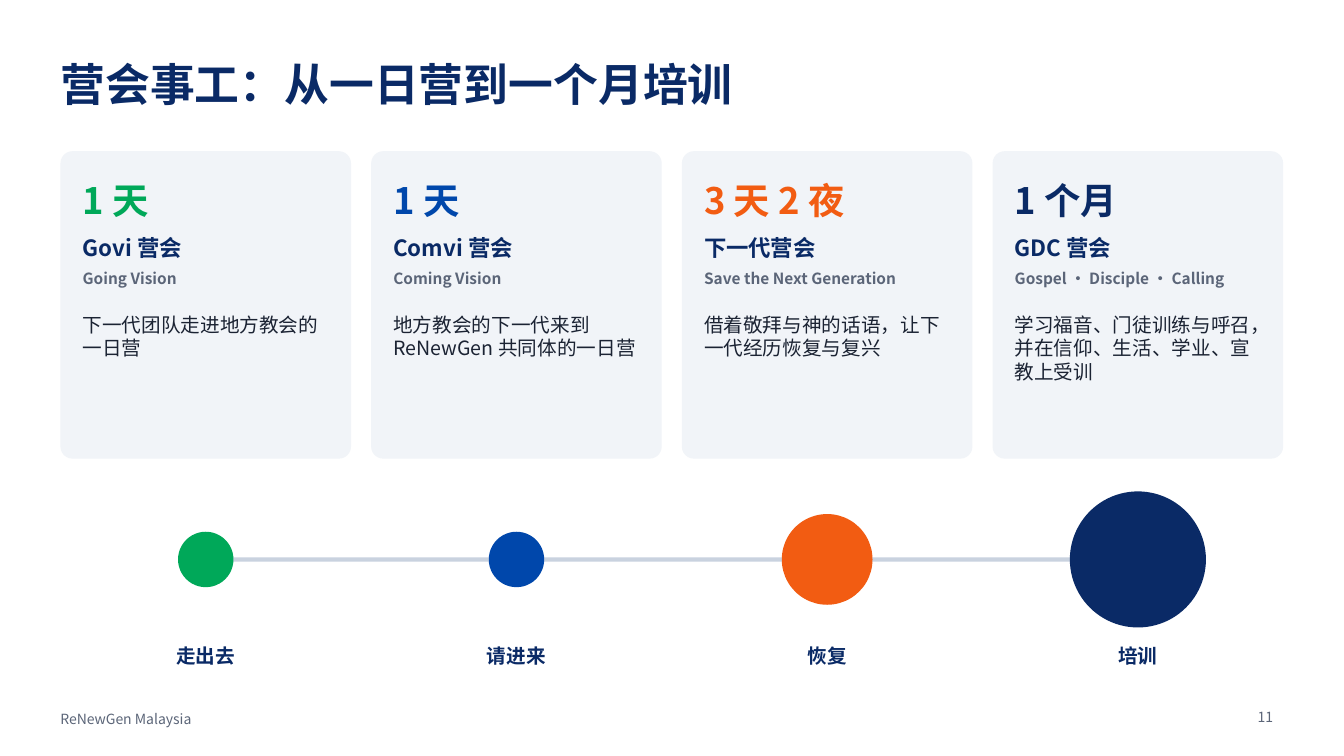
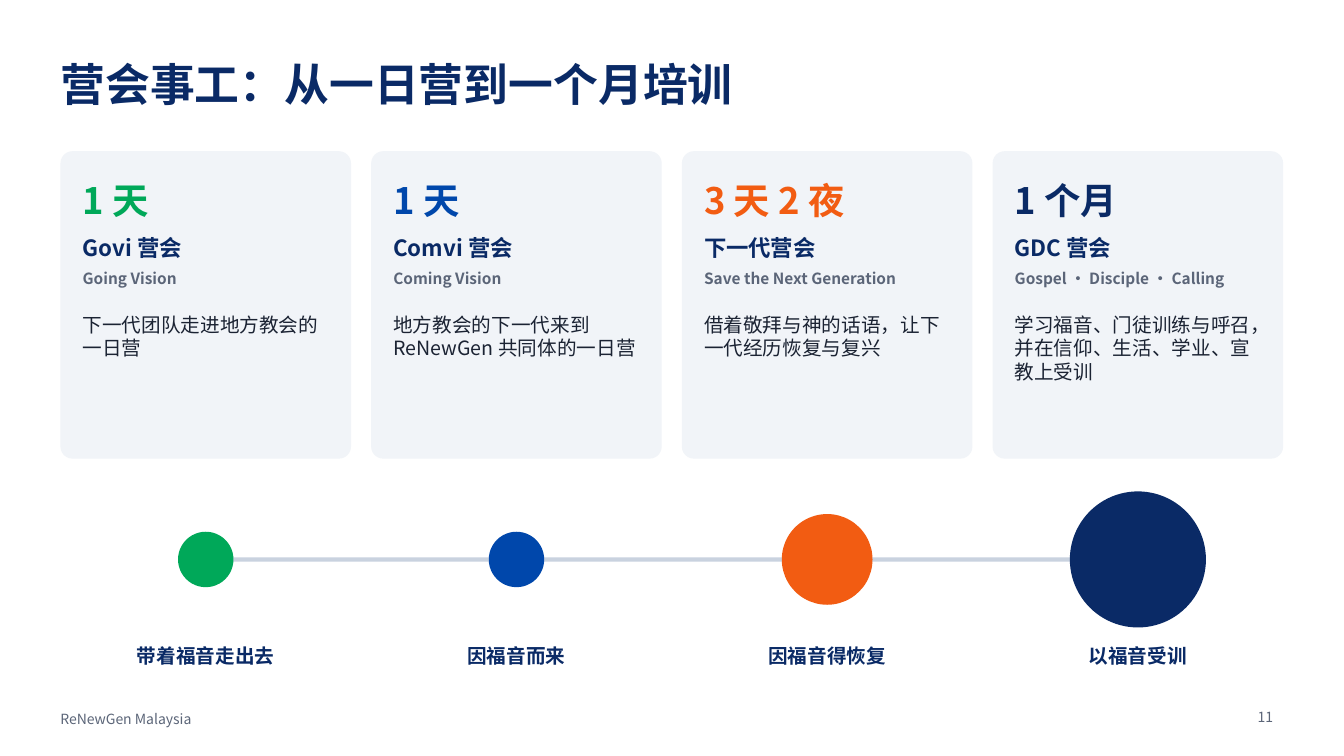
Before and after one commit to ChampionJohan/Johan, a slide deck: slide 11 of renewgen-malaysia/ReNewGen_Malaysia_ZH.pptx. Drawn at 1344x756 pixels with LibreOffice and Linux fonts; fonts in the diff are those of the drawing. Boxes give left, top, right and bottom in pixels: in the first picture for what was removed or moved away, otherwise in the second. Text is boxed around its words. In the diff, an @@ line names an element or a change of style, - is before the commit and + after.

```diff
--- a/renewgen-malaysia/ReNewGen_Malaysia_ZH.pptx
+++ b/renewgen-malaysia/ReNewGen_Malaysia_ZH.pptx
@@ text at box(137, 646, 274, 665): text changed @@
-走出去
+带着福音走出去
@@ text at box(467, 646, 565, 665): text changed @@
-请进来
+因福音而来
@@ text at box(768, 646, 886, 665): text changed @@
-恢复
+因福音得恢复
@@ text at box(1089, 646, 1187, 665): text changed @@
-培训
+以福音受训
```
Also in this commit, not shown: 4 other slides changed, 9 other files.
